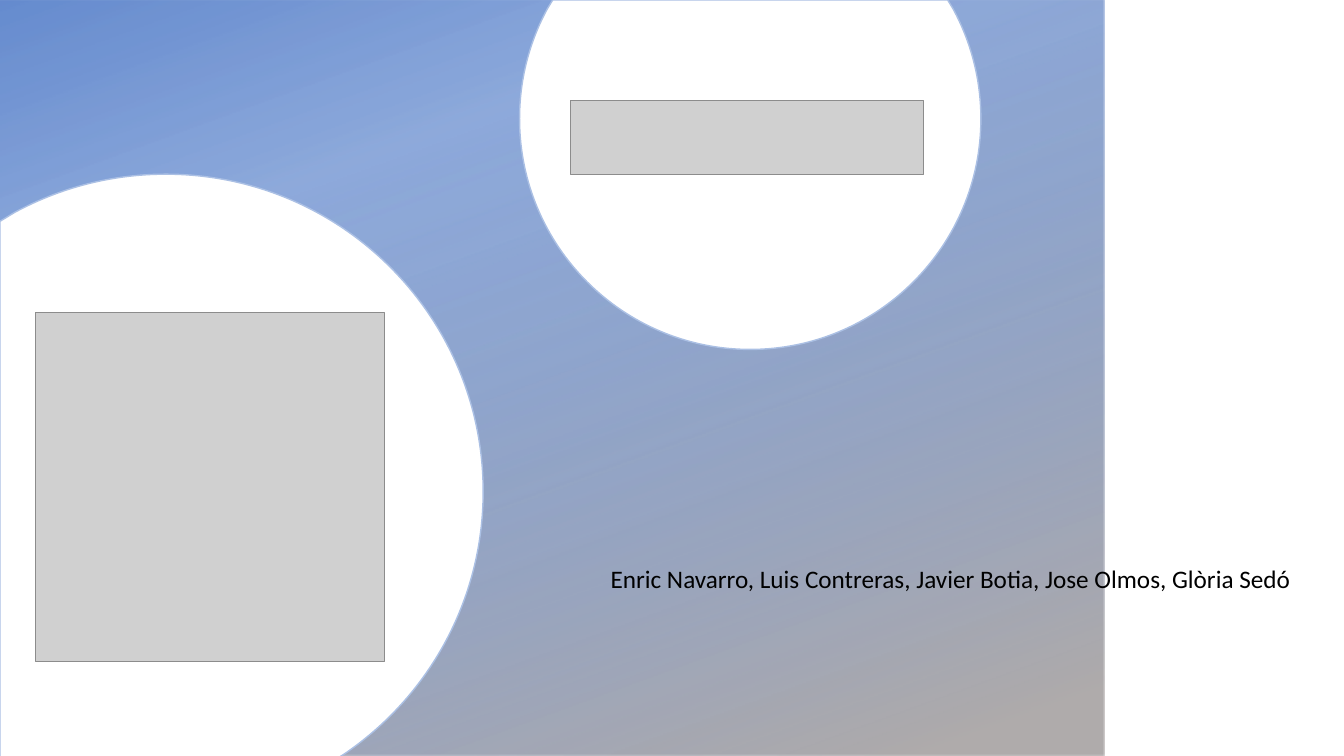
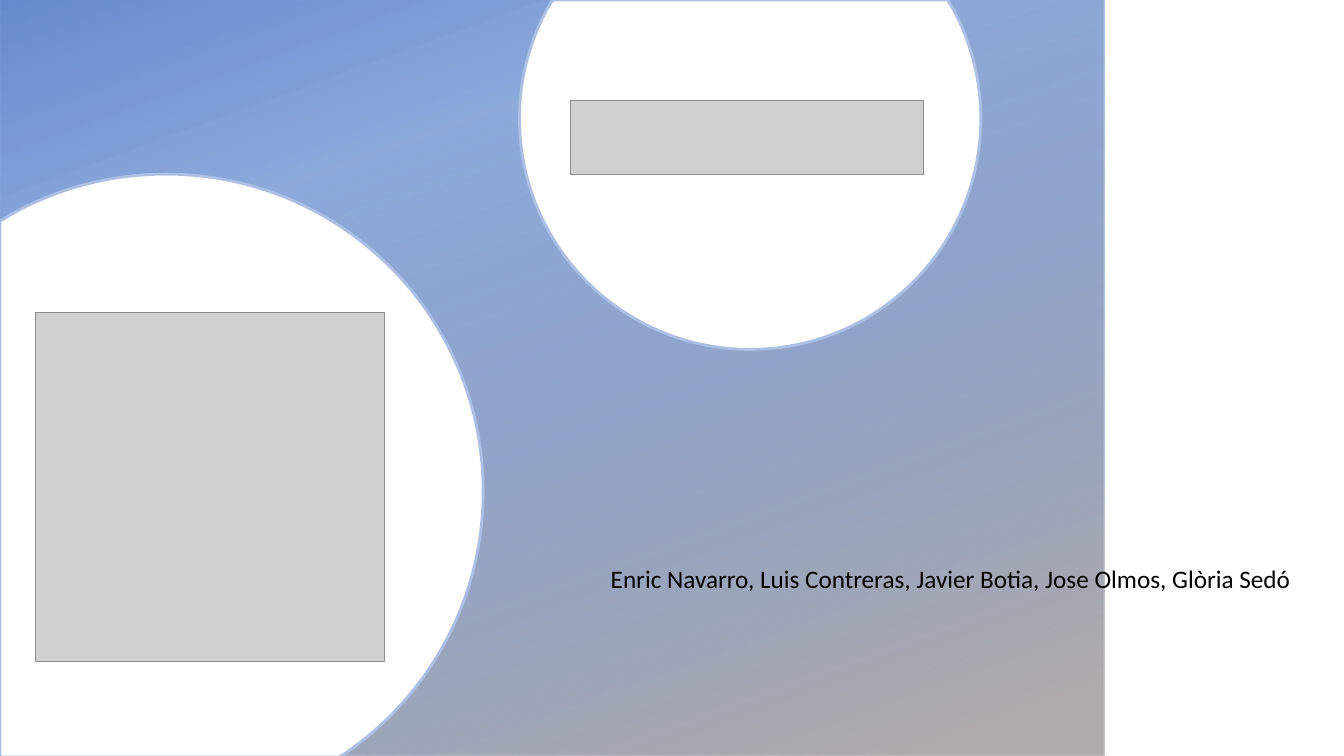
Before and after one commit to Joolmo/ProyectoIntegrado, a slide deck: slide 1 of Informe y PWP del Proyecto/Presentacion Proyecto.pptx. Drawn at 1344x756 pixels with LibreOffice and Linux fonts; fonts in the diff are those of the drawing; grey boxes stand for pictures; background and template pictures are left out. Boxes give left, top, right and bottom in pixels: in the first picture for what was removed or moved away, otherwise in the second. Text is boxed around its words. In the diff, an @@ line names an element or a change of style, - is before the commit and + after.

```diff
--- a/Informe y PWP del Proyecto/Presentacion Proyecto.pptx
+++ b/Informe y PWP del Proyecto/Presentacion Proyecto.pptx
@@ freeform shape at (519,0,981,350): outline #AFABAB 1 pt to #ABC0E4 2 pt @@
@@ freeform shape at (0,174,483,756): outline #AFABAB 1 pt to #ABC0E4 2 pt @@
```
Also in this commit, not shown: 2 other slides changed, 2 other files.
